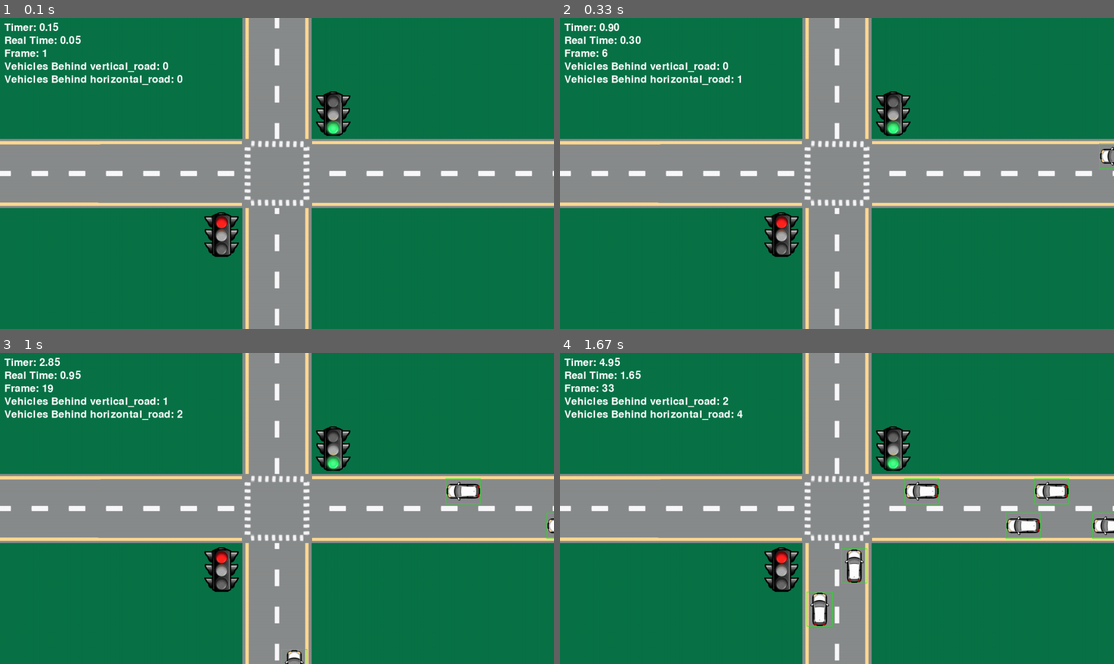
Above: before the commit, frames 1-4 (two rows, left to right).
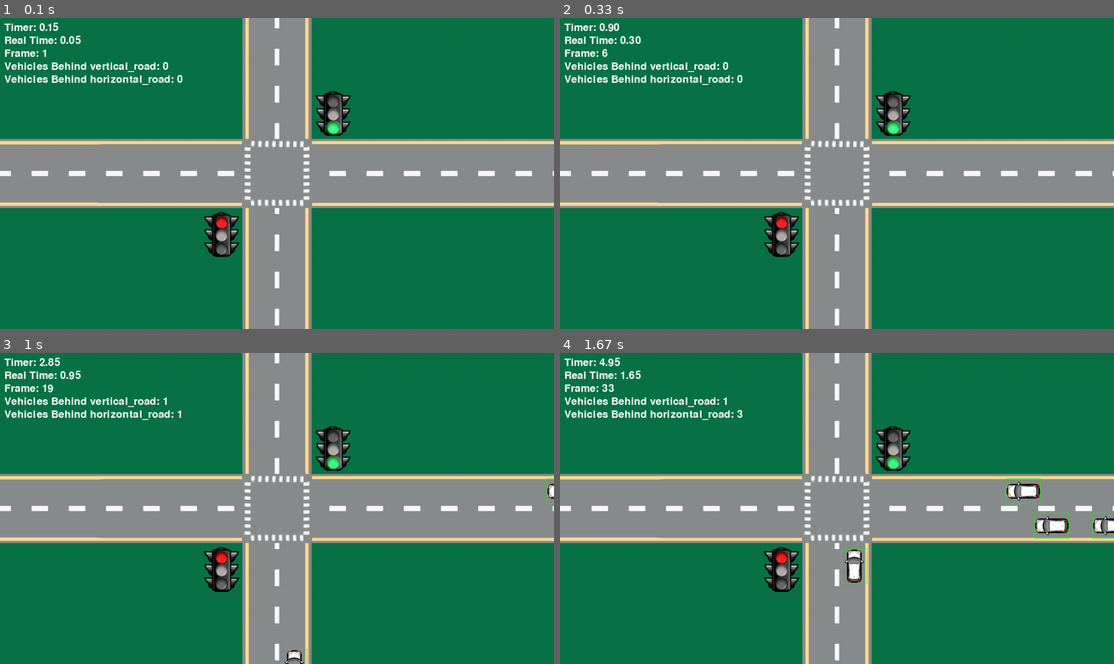
Above: after the commit, the same moments.

Repository: IChaudhry892/csce-4430-project
Game: pygame game, started from pygame-traffic-test/main.py
Same seed, same stepped clock (60 frames per second), same inputs: the game is played once before the commit and once after it.
Inputs:
- Up to frame 1 (0.1 s): no input
- Up to frame 2 (0.33 s): no input
- Up to frame 3 (1 s): no input
- Up to frame 4 (1.67 s): no input

Frame 1 is identical in both runs. In frame 2, 0.1% of the frame differs, in the area x 31-100%, y 18-49%; in frame 3, 0.5%; in frame 4, 1.8%, in the area x 29-92%, y 14-88%.

Commit message:
Add fixed y-axis values for result graphs

Diff:
--- a/pygame-traffic-test/SimulationToolbox/Scenario.py
+++ b/pygame-traffic-test/SimulationToolbox/Scenario.py
@@ -39,9 +39,9 @@
 
     def buildScenario(self):
         """Abstract method to be implemented by subclass (probably Main)""" # nvm, using it in scenarioHandler right now
-        ROAD_VERTICAL = Road(0, 0, SimulationGraphicConfig.ROAD_VERTICAL_LENGTH, SimulationConfig.TRAFFIC_INTENSITIES["high"], SimulationConfig.ROAD_IDS["Vertical Road"], self.images['road_vertical'])
+        ROAD_VERTICAL = Road(0, 0, SimulationGraphicConfig.ROAD_VERTICAL_LENGTH, SimulationConfig.TRAFFIC_INTENSITIES["medium"], SimulationConfig.ROAD_IDS["Vertical Road"], self.images['road_vertical'])
         self.addComponent(ROAD_VERTICAL)
-        ROAD_HORIZONTAL = Road(0, 0, SimulationGraphicConfig.ROAD_HORIZONTAL_LENGTH, SimulationConfig.TRAFFIC_INTENSITIES["high"], SimulationConfig.ROAD_IDS["Horizontal Road"], self.images['road_horizontal'])
+        ROAD_HORIZONTAL = Road(0, 0, SimulationGraphicConfig.ROAD_HORIZONTAL_LENGTH, SimulationConfig.TRAFFIC_INTENSITIES["medium"], SimulationConfig.ROAD_IDS["Horizontal Road"], self.images['road_horizontal'])
         self.addComponent(ROAD_HORIZONTAL)
         INTERSECTION = Intersection(0, 0, self.images['intersection'])
         self.addComponent(INTERSECTION)
--- a/pygame-traffic-test/SimulationToolbox/ScenarioHandler.py
+++ b/pygame-traffic-test/SimulationToolbox/ScenarioHandler.py
@@ -225,6 +225,8 @@
         ax1.set_title(f"Waiting Vehicles Over Time (Avg Total: {average_waiting_vehicles:.2f})")
         ax1.grid(True, alpha=0.3)
         ax1.legend()
+        ax1.set_ylim(0, SimulationConfig.Y_AXIS_WAITING_VEHICLES_MAX)
+        ax1.set_yticks(range(0, SimulationConfig.Y_AXIS_WAITING_VEHICLES_MAX + 1, 2))
         fig1.tight_layout()
 
         # Plot 2: show waiting time per vehicle spawn index
@@ -240,6 +242,8 @@
         # Add horizontal mean line
         ax2.axhline(y=average_vehicle_wait_time, color='red', linestyle='--', label='Average Waiting Time')
         ax2.legend()
+        ax2.set_ylim(0, SimulationConfig.Y_AXIS_VEHICLE_WAIT_TIME_MAX)
+        ax2.set_yticks(range(0, SimulationConfig.Y_AXIS_VEHICLE_WAIT_TIME_MAX + 1, 5))
         ax2.grid(True, alpha=0.3)
         fig2.tight_layout()
 
--- a/pygame-traffic-test/SimulationToolbox/SimulationConfig.py
+++ b/pygame-traffic-test/SimulationToolbox/SimulationConfig.py
@@ -20,3 +20,6 @@
     # 18, 12, 6 vehicles per minute at 20 FPS
     TRAFFIC_SIGNAL_STATES = {"Red": "signal_red", "Green": "signal_green"}
     VEHICLE_STATES = {"moving": "moving", "waiting": "waiting"}
+
+    Y_AXIS_WAITING_VEHICLES_MAX = 14  # Max y-axis limit for waiting vehicles plot
+    Y_AXIS_VEHICLE_WAIT_TIME_MAX = 40   # Max y-axis limit for vehicle wait time plot
